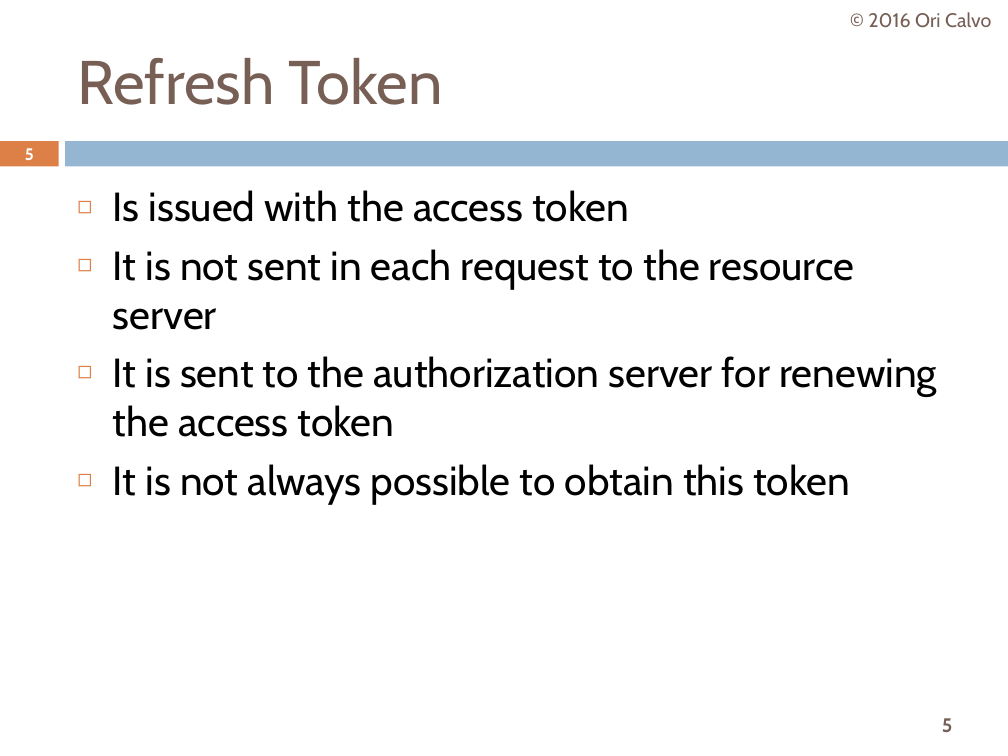
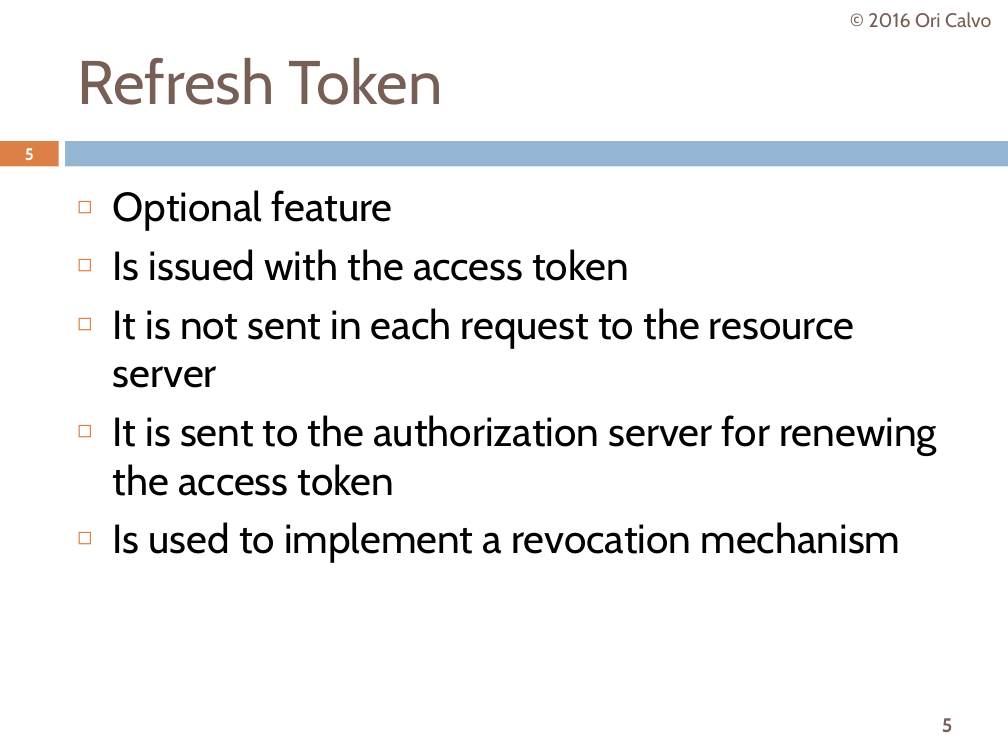
Before and after one commit to oricalvo/course-oauth, a slide deck: slide 5 of OAuth.pptx. Drawn at 1008x756 pixels with LibreOffice and Linux fonts; fonts in the diff are those of the drawing. Boxes give left, top, right and bottom in pixels: in the first picture for what was removed or moved away, otherwise in the second. Text is boxed around its words. In the diff, an @@ line names an element or a change of style, - is before the commit and + after.

```diff
--- a/OAuth.pptx
+++ b/OAuth.pptx
@@ text at [113,190,393,231]: paragraph added @@
+◻ Optional feature
@@ text at [113,522,901,562]: text changed @@
-◻ It is not always possible to obtain this token
+◻ Is used to implement a revocation mechanism
```
Also in this commit, not shown: 5 other slides changed, 9 slides added.
